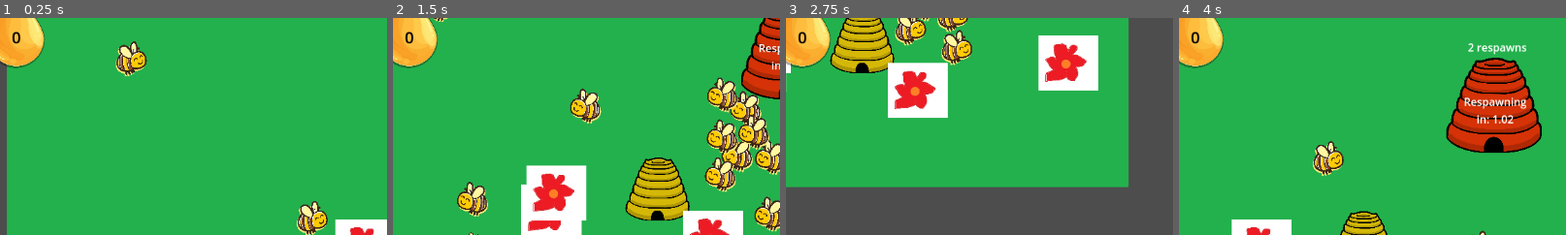
Above: before the commit, frames 1-4 (left to right).
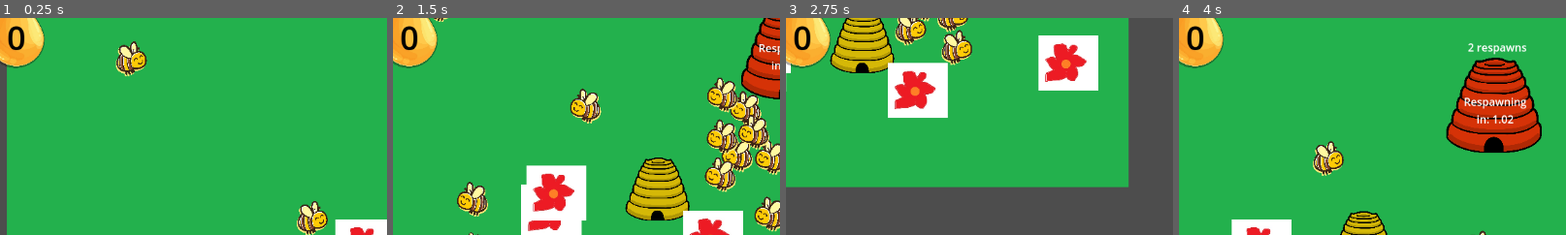
Above: after the commit, the same moments.

Repository: jam53/GMTK-Gamejam-2024
Game: Godot game, scene res://scenes/lawn.tscn
The game is run twice, just before and just after one commit, with the same random seed, the same clock (stepped at 60 frames per second) and the same inputs.
Inputs (mouse positions are % of the whole screen's width and height, from its top left):
- Up to frame 1 (0.25 s): no input
- Up to frame 2 (1.5 s): move the mouse to (72, 45) at 0.52 s; press the mouse at (72, 45) at 0.53 s; hold D (right) 0.53-1.28 s; move the mouse to (30, 55) at 1.27 s; release the mouse at (30, 55) at 1.28 s; hold S (down) from 1.28 s (still down); tap Z (disable_follow) at 1.35 s
- Up to frame 3 (2.75 s): move the mouse to (60, 28) at 2.02 s; release S (down) at 2.03 s; press the mouse at (60, 28) at 2.03 s; hold D (right) from 2.03 s (still down)
- Up to frame 4 (4 s): move the mouse to (45, 70) at 2.77 s; release D (right) at 2.78 s; release the mouse at (45, 70) at 2.78 s; hold W (up) 2.78-3.53 s; tap Z (disable_follow) at 2.85 s; click (45, 70) at 2.92 s; move the mouse to (80, 65) at 3.52 s; press the mouse at (80, 65) at 3.53 s; hold A (left) from 3.53 s (still down)
The pictures show only the part of the screen within x 3-53%, y 8-57%; the shares and areas given below are measured in that part.

The runs differ from the first frame. In frame 1, 0.4% of the frame differs, in the area x 2-7%, y 3-15%; in frame 2, 0.4%; in frame 3, 0.4%; in frame 4, 0.4%.

Commit message:
Update honey label size

Diff:
--- a/scripts/honey_count_label.gd
+++ b/scripts/honey_count_label.gd
@@ -5,11 +5,16 @@
 @onready var label = $HoneyAmountLabel
 
 func set_count(honeycount: int):
+	var font_size: int
+
 	if honeycount >= 1000:
 		var formatted_count := "%.1fk" % (honeycount / 1000.0)
 		# Remove any unnecessary decimal point if the value is an integer (e.g., 1.0k -> 1k)
-		if formatted_count.ends_with(".0k"):
-			formatted_count = formatted_count.replace(".0k", "k")
 		label.text = formatted_count
+		font_size = 24
 	else:
 		label.text = str(honeycount)
+		font_size = 49 if honeycount < 100 else 40
+
+	# Adjust the font size using theme override
+	label.add_theme_font_size_override("font_size", font_size)
